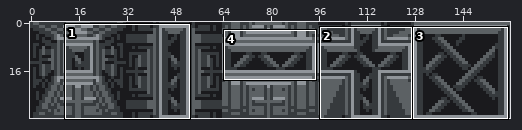
Sprite sheet -- icons/turf/walls/reinforced_wall.png. The picture above shows the old version from afar; the outline marks the close-up.
Close-up. First the earlier version:
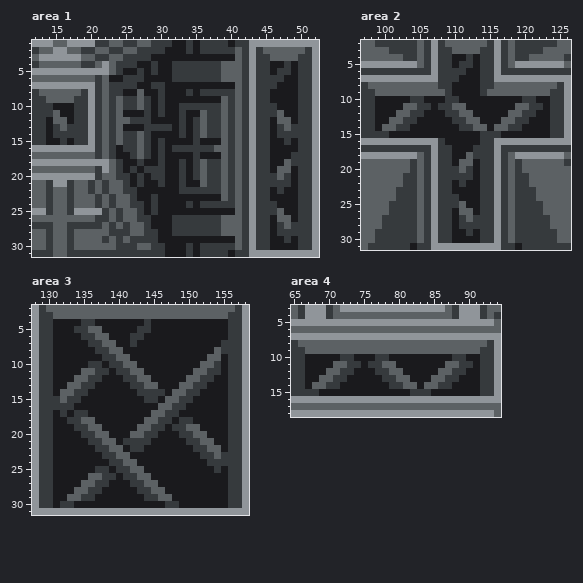
The file is 160x32 pixels. Shown: area 1: x 12..52, y 1..31; area 2: x 97..126, y 2..31; area 3: x 128..158, y 2..31; area 4: x 65..94, y 3..18.
New version:
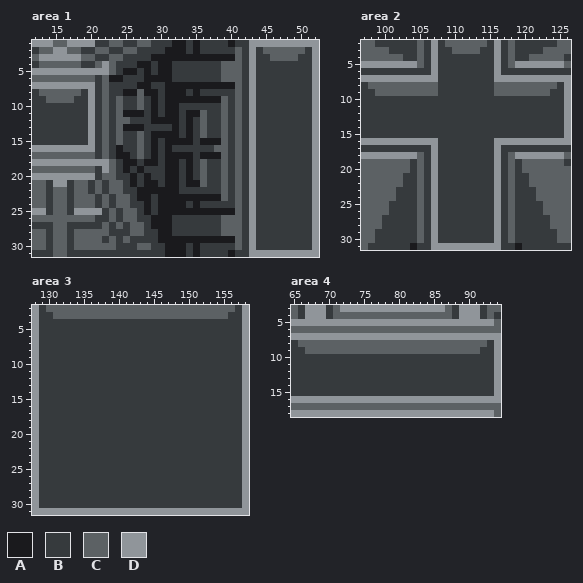
Palette (. is transparent): A #1a1a1d  B #363a3d  C #5c6164  D #90959a
The exact change:
Changed rows in their new state; - is an unchanged pixel.
Area 1:
first column x 14:
 4 --------------------------------BB-B
 5 --------------------------------B--B
 6 ----------------------------------BB
 7 ---------------------------------BBB
 8 --------------------------------BBBB
 9 --------------------------------BBBB
10 -BBB-----------------------------BBB
11 -BBB-----------------------------BBB
12 BBBB----------------------------BBBB
13 B-B-----------------------------B-B-
14 B-------------------------------B---
15 BB-B----------------------------BB-B
16 --------------------------------BBBB
17 --------------------------------BBB-
18 --------------------------------BBB-
19 --------------------------------BBBB
20 ---------------------------------B-B
21 -----------------------------------B
22 --------------------------------B-BB
23 --------------------------------BBBB
24 ---------------------------------BBB
25 ---------------------------------BBB
26 --------------------------------BBBB
27 --------------------------------B-B-
28 --------------------------------B---
29 --------------------------------BB-B
30 --------------------------------BBBB
Area 2:
first column x 99:
 4 -----------BB-B----------
 5 -----------B--B----------
 6 -------------BB----------
 7 ------------BBB----------
 8 -----------BBBB----------
 9 ---------B-BBBB-B--------
10 BBBBB--BBB--BBBBBBBBB--BB
11 BBBBBB--B--BBBBBBBBBBB--B
12 BBBBB--BBB--BBBBBBBBB--BB
13 BBBB--BBBBB--BBBBBBB--BBB
14 BBB--BBBBBBB--BBBBB--BBBB
15 --BBBBBBBBBBBBB---BBBBBBB
16 ----------BBBBB----------
17 -----------BBB-----------
18 -----------BBB-----------
19 -----------BBBB----------
20 ------------B-B----------
21 --------------B----------
22 -----------B-BB----------
23 -----------BBBB----------
24 ------------BBB----------
25 ------------BBB----------
26 -----------BBBB----------
27 -----------B-B-----------
28 -----------B-------------
29 -----------BB-B----------
30 -----------BBBB----------
Area 3:
first column x 131:
 4 BBBB--BBBBBBB-BBBBBBBBBBB
 5 BBB--BBBBBBB--BBBBBBBBBBB
 6 BBBB--BBBBB--BBBBBBBBBBBB
 7 BBBBB--BBBB-BBBBBBBBBBBB-
 8 BBBBBB--BBBBBBBBBBBBBBBB-
 9 BBBBBBB--BBBBBBBBBBBBBBBB
10 BBBBB--B--BBBBBBBBBBBBB-B
11 BBBBBB--B--BBBBBBBBBBB--B
12 BBBBB--BBB--BBBBBBBBB--BB
13 BBBB--BBBBB--BBBBBBB--BBB
14 BBB--BBBBBBB----BBB--BBBB
15 -B--BBBBBBBBB--BBB--BBBBB
16 ---BBBBBBBBBBBBBB--BBBBBB
17 B-B--BBBBBBBBBBB--BBBBBBB
18 BB--BBBBBBBBBBB--B--BBBBB
19 BBB--BBBBBBBBB--B--BBBBBB
20 BBBB--BBBBBBB--BBB--BBBBB
21 BBBBB--BBB----BBBBB--BBBB
22 BBBBBB--BBB--BBBBBBB--BBB
23 BBBBBBB--BBBBBBBBBBBB--B-
24 BBBBBBBB--BBBBBBBBBBBB---
25 BBBBBB--B--BBBBBBBBBBBB-B
26 BBBBBBB--B--BBBBBBBBBBBBB
27 BBBBBB--BBB--BBBBBBBBBBBB
28 BBBBB--BBBBB--BBBBBBBBBBB
29 BBBB--BBBBBBB--BBBBBBBBBB
30 B--BBBBBBBBBBBBB--BBBBBBB
Area 4:
first column x 67:
10 BBBBB--BBB--BBBBBBBBB--BB
11 BBBBBB--B--BBBBBBBBBBB--B
12 BBBBB--BBB--BBBBBBBBB--BB
13 BBBB--BBBBB--BBBBBBB--BBB
14 BBB--BBBBBBB--BBBBB--BBBB
15 --BBBBBBBBBBBBB---BBBBBBB
Where, in picture pixels (left, top, right, bottom), the same in both close-ups:
changed: (270, 61, 298, 250)
changed: (46, 103, 74, 145)
changed: (375, 54, 550, 243)
changed: (53, 319, 228, 508)
changed: (305, 354, 480, 396)
